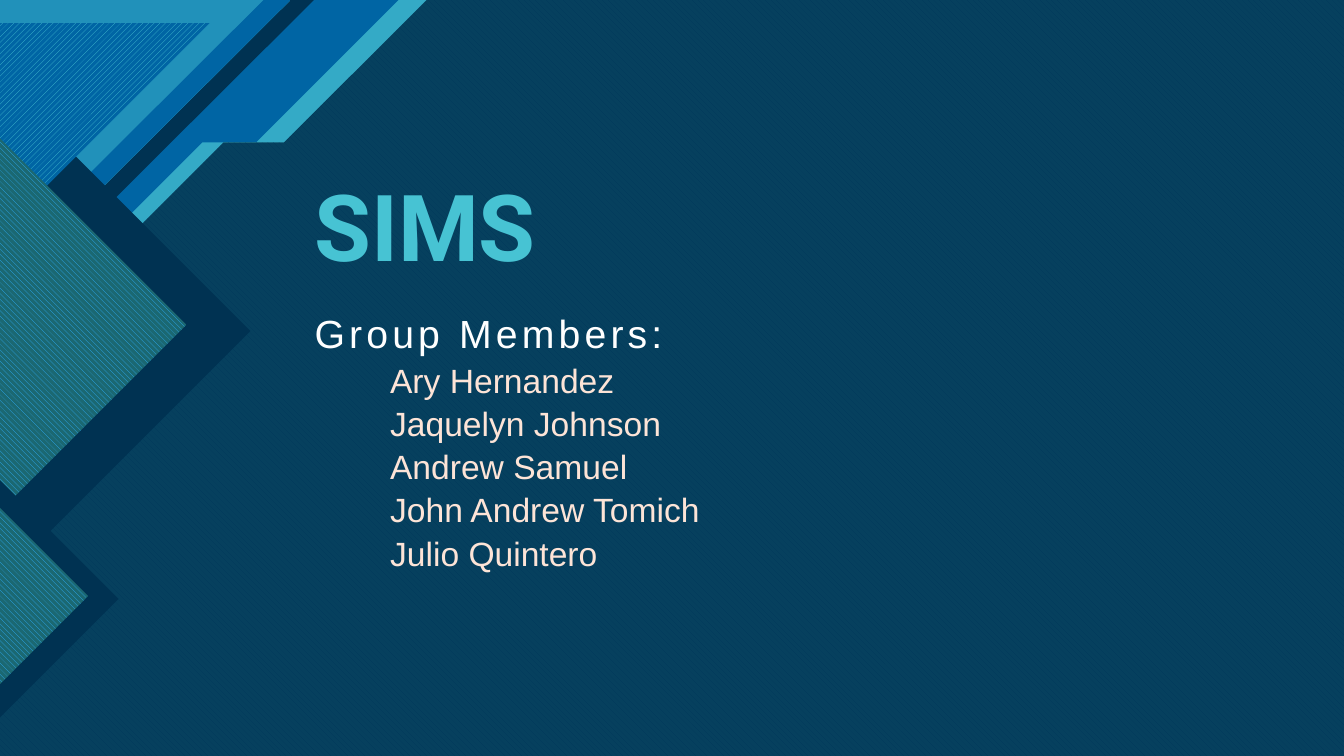
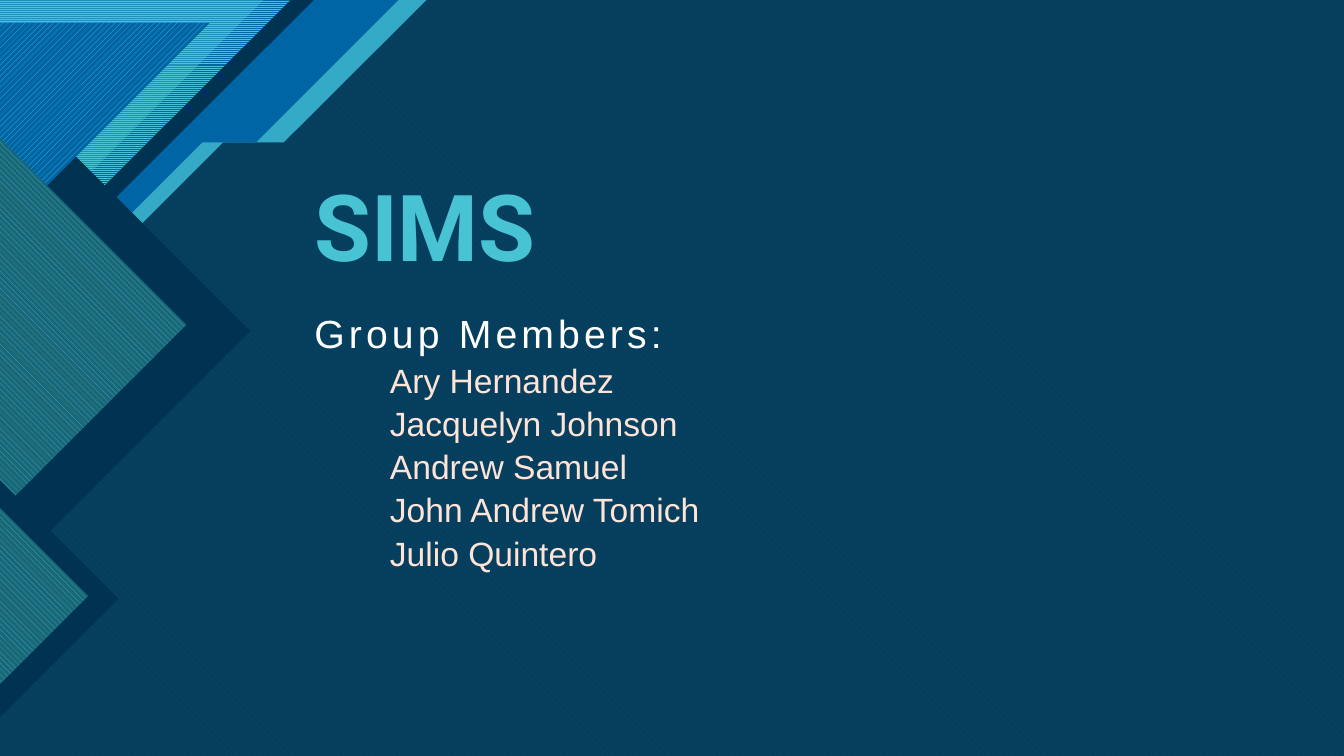
Before and after one commit to JacquelynDeHart/SIMS_CS3321, a slide deck: slide 1 of SE Final SIMS Presentation.pptx. Drawn at 1344x756 pixels with LibreOffice and Linux fonts; fonts in the diff are those of the drawing. Boxes give left, top, right and bottom in pixels: in the first picture for what was removed or moved away, otherwise in the second. Text is boxed around its words. In the diff, an @@ line names an element or a change of style, - is before the commit and + after.

```diff
--- a/SE Final SIMS Presentation.pptx
+++ b/SE Final SIMS Presentation.pptx
@@ freeform shape at [0,0,1343,756]: outline redrawn @@
@@ freeform shape at [0,0,1343,756]: outline redrawn @@
@@ text at [390,368,699,573]: list level 2 to 1 in "Ary Hernandez"; list level 2 to 1 in "Andrew Samuel"; list level 2 to 1 in "John Andrew Tomich"; list level 2 to 1 in "Julio Quintero" @@
@@ text at [390,411,678,443]: text changed @@
-  Jaquelyn Johnson
+Jacquelyn Johnson
```
Also in this commit, not shown: 18 other slides changed, 3 other files.
